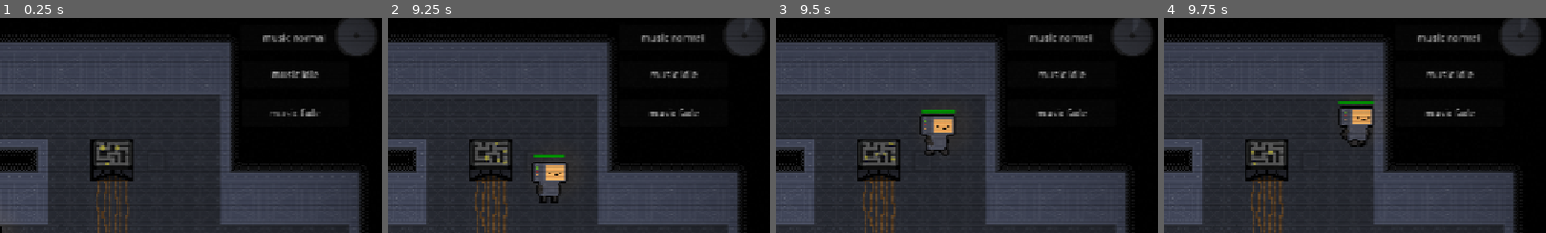
Above: before the commit, frames 1-4 (left to right).
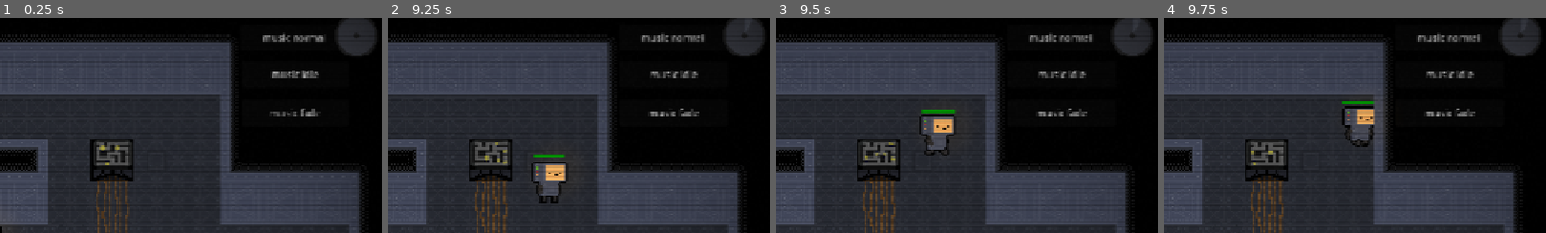
Above: after the commit, the same moments.

Repository: DuneRanger/MSI-GameJam
Game: Godot game, scene res://scenes/game/game.tscn
Two runs of this game, one before a commit and one after it. Both use one fixed random seed, a clock stepped at 60 frames per second and the inputs below.
Inputs (mouse positions are % of the whole screen's width and height, from its top left):
- Up to frame 1 (0.25 s): no input
- Up to frame 2 (9.25 s): click "die" at 0.5 s; tap Space (dialogue_skip) at 1.25, 2.75, 3.5 s; move the mouse to (72, 45) at 1.27 s; hold D (move_right) 1.28-2 s; tap E (interact) at 1.35, 5.85, 8.85 s; click "win" at 2 s; move the mouse to (30, 55) at 2.77 s; hold S (move_down) 2.78-3.53 s; click (30, 55) at 2.85 s; move the mouse to (60, 28) at 3.52 s; hold D (move_right) 3.53-4.25 s; hold Shift (sprint) 3.53-4.25 s; click "music fade" at 4.25 s; move the mouse to (45, 70) at 5.02 s; hold W (move_up) 5.03-5.78 s; tap R at 5.1, 8.1 s; move the mouse to (80, 65) at 5.77 s; hold A (move_left) 5.78-7.28 s; move the mouse to (20, 35) at 6.52 s; click (20, 35) at 6.6 s; move the mouse to (55, 50) at 7.27 s; hold S (move_down) 7.28-8.03 s; hold Shift (sprint) 7.28-8.03 s; move the mouse to (35, 25) at 8.02 s; hold D (move_right) 8.03-8.78 s; move the mouse to (72, 45) at 8.77 s; hold W (move_up) from 8.78 s (still down)
- Up to frame 3 (9.5 s): keep holding W (move_up)
- Up to frame 4 (9.75 s): move the mouse to (30, 55) at 9.52 s; release W (move_up) at 9.53 s; hold D (move_right) from 9.53 s (still down); click (30, 55) at 9.6 s
The pictures show only the part of the screen within x 50-100%, y 2-52%; the shares and areas given below are measured in that part.

Frames 1-3 are identical in both runs. In frame 4, 0.7% of the frame differs, in the area x 45-56%, y 38-60%.

Commit message:
Fix stamina bar zIndex and player collision

Diff:
--- a/scenes/game/player/player.tscn
+++ b/scenes/game/player/player.tscn
@@ -179,7 +179,7 @@
 }]
 
 [sub_resource type="RectangleShape2D" id="RectangleShape2D_w1hta"]
-size = Vector2(20, 4)
+size = Vector2(16, 4)
 
 [sub_resource type="CanvasItemMaterial" id="CanvasItemMaterial_w1hta"]
 blend_mode = 1
@@ -228,6 +228,7 @@
 position_smoothing_speed = 15.0
 
 [node name="StaminaRect" type="ColorRect" parent="." unique_id=1844292897]
+z_index = 1
 anchors_preset = 8
 anchor_left = 0.5
 anchor_top = 0.5
